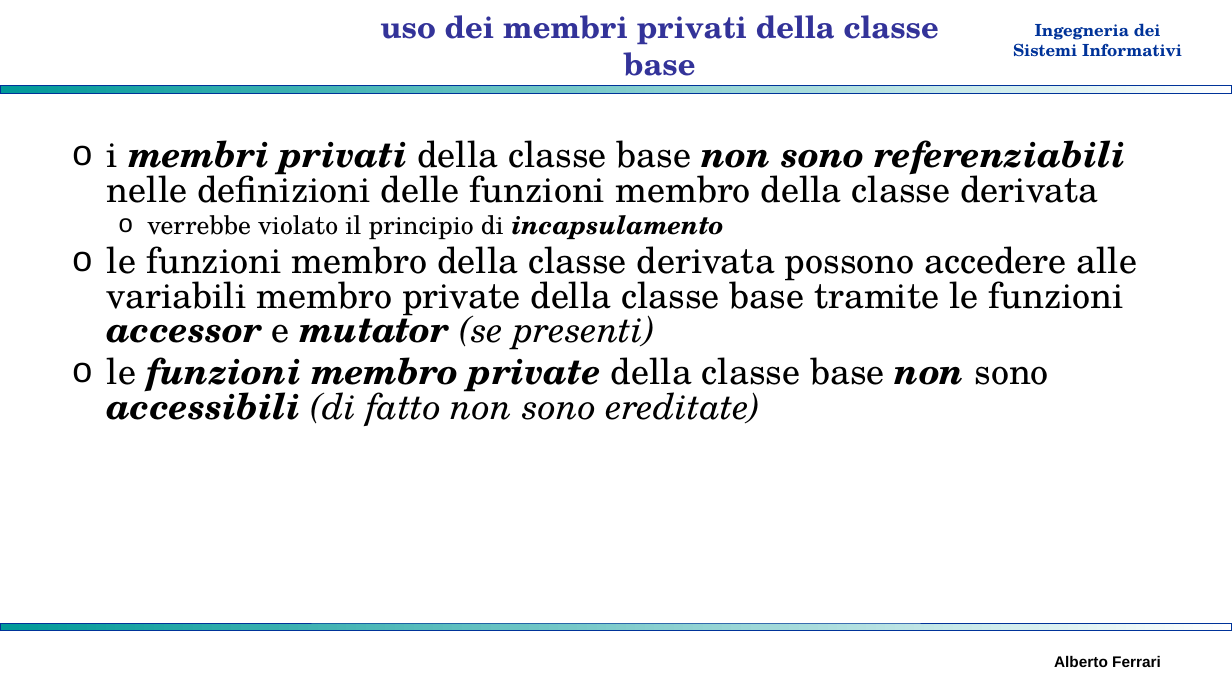
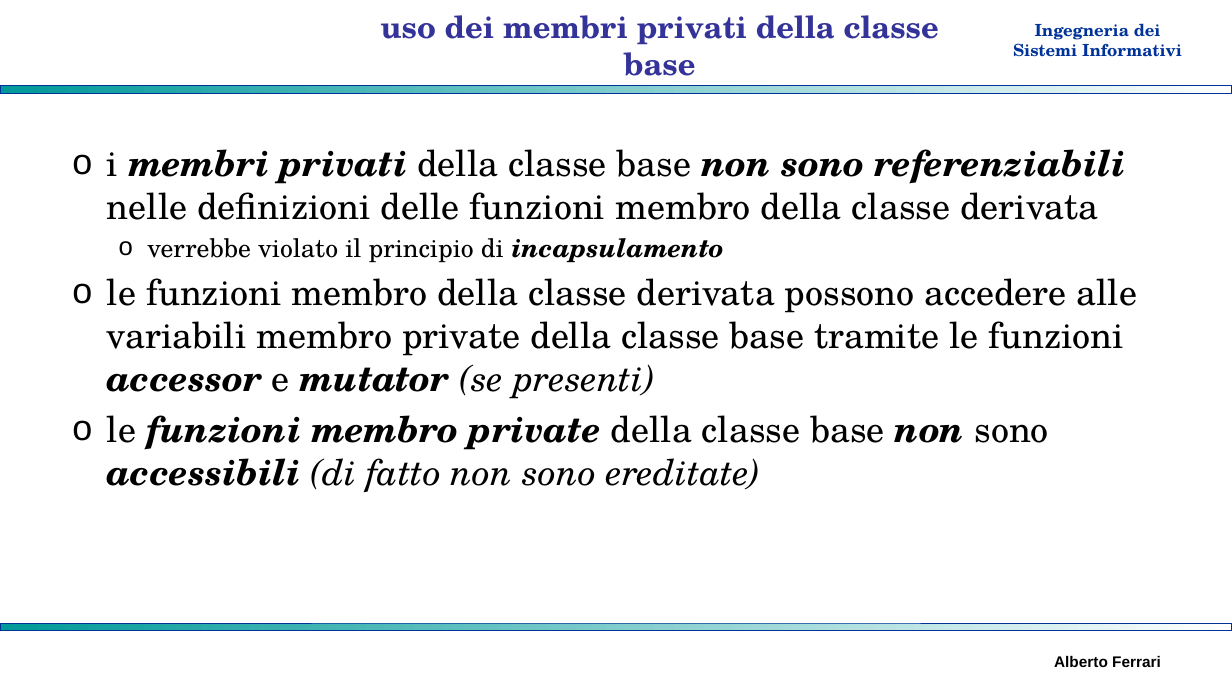
Before and after one commit to albertoferrari/pasw, a slide deck: slide 12 of lezioni/PASW05 - ereditarietà.pptx. Drawn at 1232x693 pixels with LibreOffice and Linux fonts; fonts in the diff are those of the drawing; background and template pictures are left out. Boxes give left, top, right and bottom in pixels: in the first picture for what was removed or moved away, otherwise in the second. Text is boxed around its words. In the diff, an @@ line names an element or a change of style, - is before the commit and + after.

```diff
--- a/lezioni/PASW05 - ereditarietà.pptx
+++ b/lezioni/PASW05 - ereditarietà.pptx
@@ text "i membri privati della classe ..." at (107,149,1138,492): line spacing 0.8 to 1 @@
```
Also in this commit, not shown: 2 other slides changed, 1 other file.
